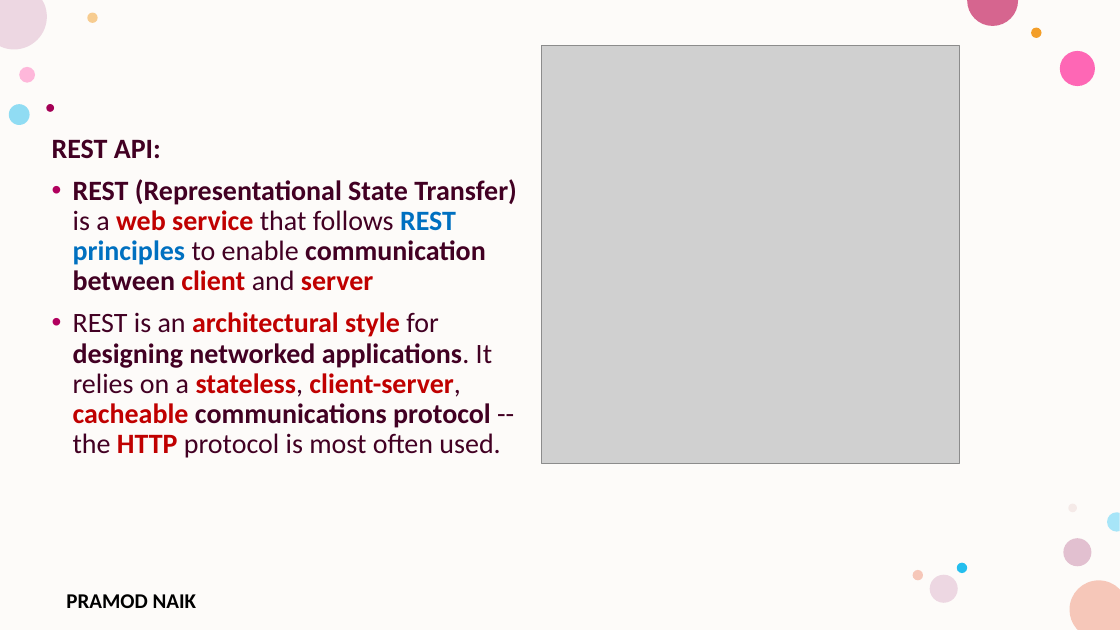
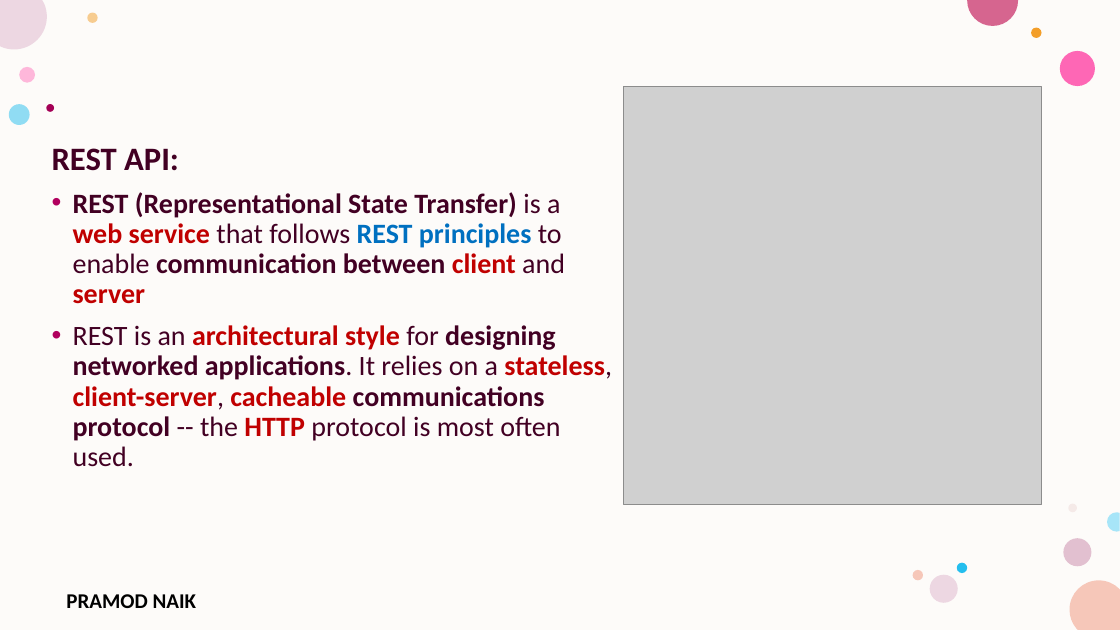
Before and after one commit to PRAMODNAIK-DEV/Node.js-Hands-on-Workshop, a slide deck: slide 14 of Day-1 – Node.js Fundamentals & HTTP Module.pptx (slide 10 before the commit). Drawn at 1120x630 pixels with LibreOffice and Linux fonts; fonts in the diff are those of the drawing; grey boxes stand for pictures; background and template pictures are left out. Boxes give left, top, right and bottom in pixels: in the first picture for what was removed or moved away, otherwise in the second. Text is boxed around its words. In the diff, an @@ line names an element or a change of style, - is before the commit and + after.

```diff
--- a/Day-1 – Node.js Fundamentals & HTTP Module.pptx
+++ b/Day-1 – Node.js Fundamentals & HTTP Module.pptx
@@ picture: place and size @@
-picture at [541, 45, 960, 464]
+picture at [623, 87, 1042, 505]
@@ text "REST API:": place and size @@
-text "REST API:" at [52, 139, 517, 458]
+text "REST API:" at [52, 148, 612, 467]
@@ text at [52, 148, 179, 171]: size 24 to 28 pt in "REST API:" @@
```
Also in this commit, not shown: 42 other slides changed, 13 slides added, 1 slide removed, 2 other files.
